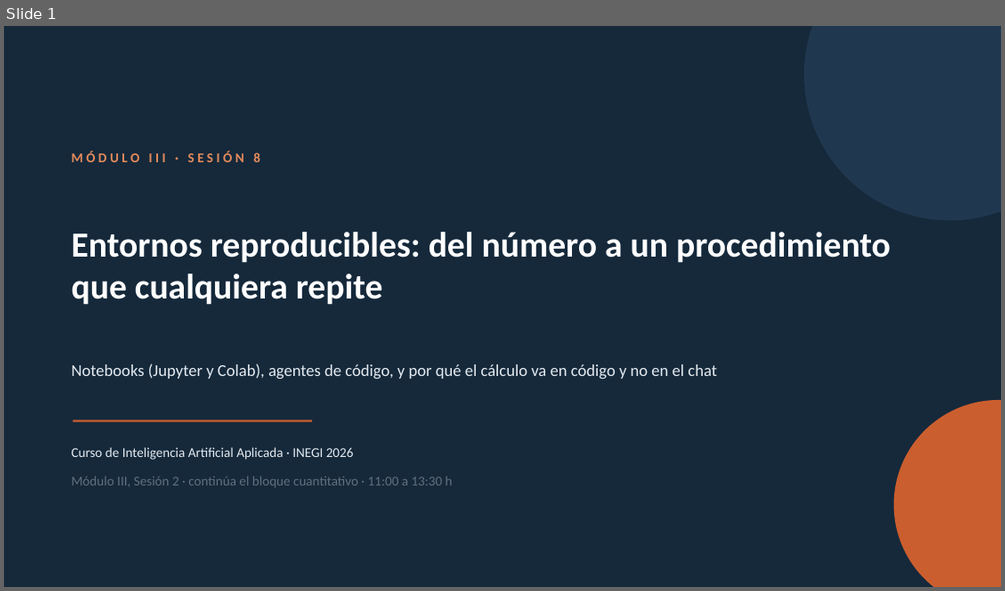
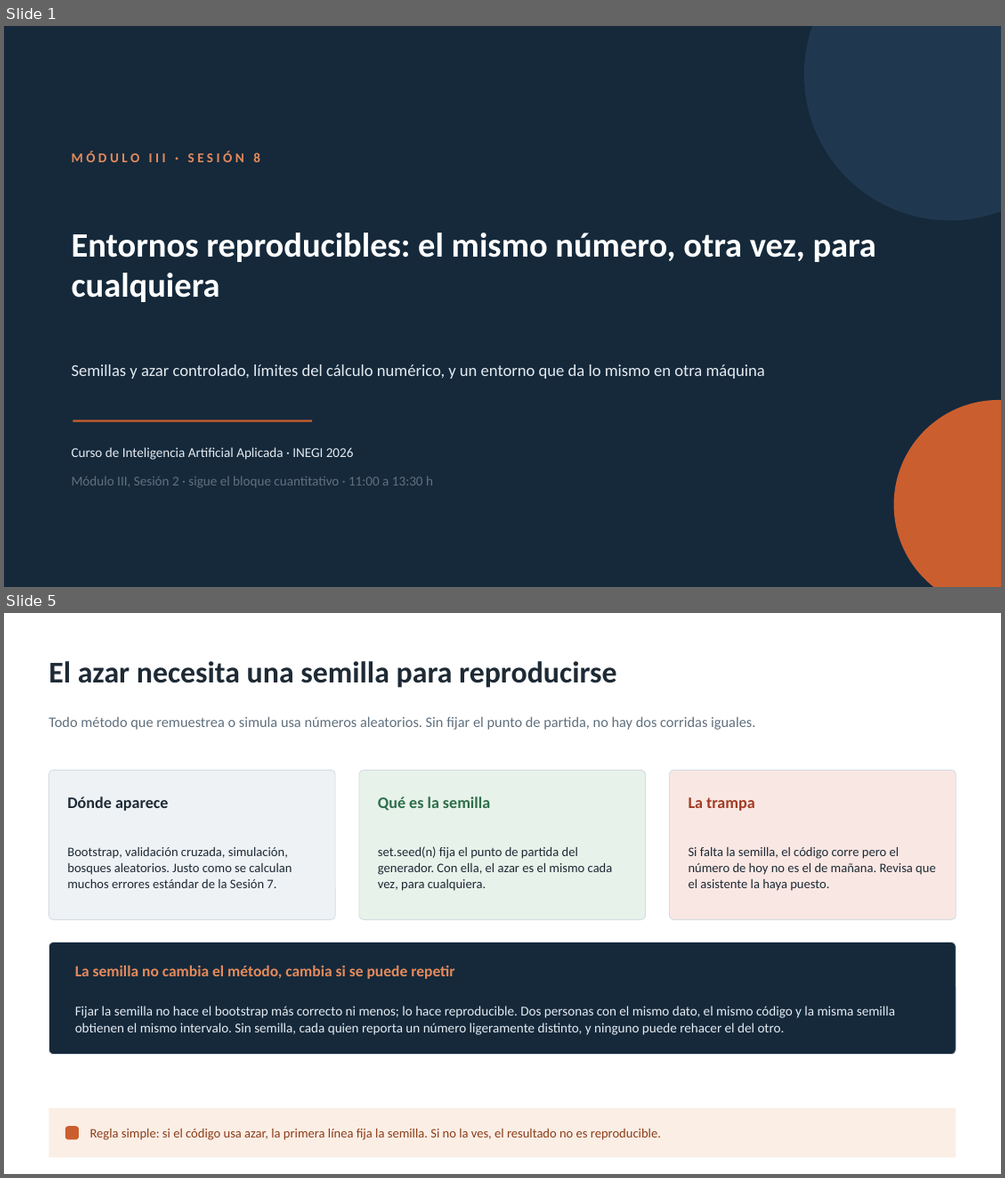
Before and after one commit to marvtrejo/curso-inegi-gen-ai, a slide deck: sesion-08/Sesion_08.pptx. Shown one above the other, each under a label of ours: slide 1 before the commit, slides 1 and 5 after it; the slides between them are not shown. The pictures are 1005x591 and 1005x1178 pixels, drawn with LibreOffice and Linux fonts; fonts in the diff are those of the drawing. Boxes give left, top, right and bottom in pixels: in the first picture for what was removed or moved away, otherwise in the second. Text is boxed around its words. In the diff, an @@ line names an element or a change of style, - is before the commit and + after.

```diff
--- a/sesion-08/Sesion_08.pptx
+++ b/sesion-08/Sesion_08.pptx
@@ slide 5 added at [4, 613, 1001, 1174], background #FFFFFF @@
@@ text added at [48, 661, 617, 688], 29 pt, text #1E2A35, bold @@
+El azar necesita una semilla para reproducirse
@@ text added at [48, 716, 755, 730], 14 pt, text #60707E @@
+Todo método que remuestrea o simula usa números aleatorios. Sin fijar el punto de partida, no hay dos corridas iguales.
@@ rounded rectangle added at [48, 770, 335, 919], fill #EEF2F5, outline #D5DCE3 0.75 pt @@
@@ rounded rectangle added at [359, 770, 646, 919], fill #E7F2EA, outline #D5DCE3 0.75 pt @@
@@ rounded rectangle added at [670, 770, 956, 919], fill #F9E7E3, outline #D5DCE3 0.75 pt @@
@@ text added at [67, 796, 168, 811], 15.5 pt, text #1E2A35, bold @@
+Dónde aparece
@@ text added at [378, 796, 490, 811], 15.5 pt, text #2E6E49, bold @@
+Qué es la semilla
@@ text added at [688, 797, 755, 811], 15.5 pt, text #A23B22, bold @@
+La trampa
@@ text added at [67, 847, 291, 888], 12.5 pt, text #1E2A35 @@
+Bootstrap, validación cruzada, simulación, bosques aleatorios. Justo como se calculan muchos errores estándar de la Sesión 7.
@@ text added at [378, 846, 613, 891], 12.5 pt, text #1E2A35 @@
+set.seed(n) fija el punto de partida del generador. Con ella, el azar es el mismo cada vez, para cualquiera.
@@ text added at [688, 847, 936, 891], 12.5 pt, text #1E2A35 @@
+Si falta la semilla, el código corre pero el número de hoy no es el de mañana. Revisa que el asistente la haya puesto.
@@ rounded rectangle added at [48, 942, 956, 1054], fill #15293B, outline #D5DCE3 0.75 pt @@
@@ text added at [75, 965, 454, 979], 15 pt, text #E58A5B, bold @@
+La semilla no cambia el método, cambia si se puede repetir
@@ text added at [75, 1005, 895, 1035], 13 pt, text #E4EAF0 @@
+Fijar la semilla no hace el bootstrap más correcto ni menos; lo hace reproducible. Dos personas con el mismo dato, el mismo código y la misma semilla obtienen el mismo intervalo. Sin semilla, cada quien reporta un número ligeramente distinto, y ninguno puede rehacer el del otro.
@@ rectangle added at [48, 1108, 956, 1158], fill #FBEEE5 @@
@@ rounded rectangle added at [65, 1126, 79, 1140], fill #CB5E2E @@
@@ text added at [90, 1128, 661, 1140], 12.5 pt, text #8C3E19 @@
+Regla simple: si el código usa azar, la primera línea fija la semilla. Si no la ves, el resultado no es reproducible.
@@ slide 1 changed as well @@
@@ text at [72, 232, 876, 302]: text changed; size 34 to 33 pt @@
-Entornos reproducibles: del número a un procedimiento que cualquiera repite
+Entornos reproducibles: el mismo número, otra vez, para cualquiera
@@ text at [72, 364, 765, 378]: text changed @@
-Notebooks (Jupyter y Colab), agentes de código, y por qué el cálculo va en código y no en el chat
+Semillas y azar controlado, límites del cálculo numérico, y un entorno que da lo mismo en otra máquina
@@ text at [72, 475, 433, 488]: text changed @@
-Módulo III, Sesión 2 · continúa el bloque cuantitativo · 11:00 a 13:30 h
+Módulo III, Sesión 2 · sigue el bloque cuantitativo · 11:00 a 13:30 h
```
Also in this commit, not shown: 5 other slides changed, 11 other slides added, 13 slides removed, 10 other files.
